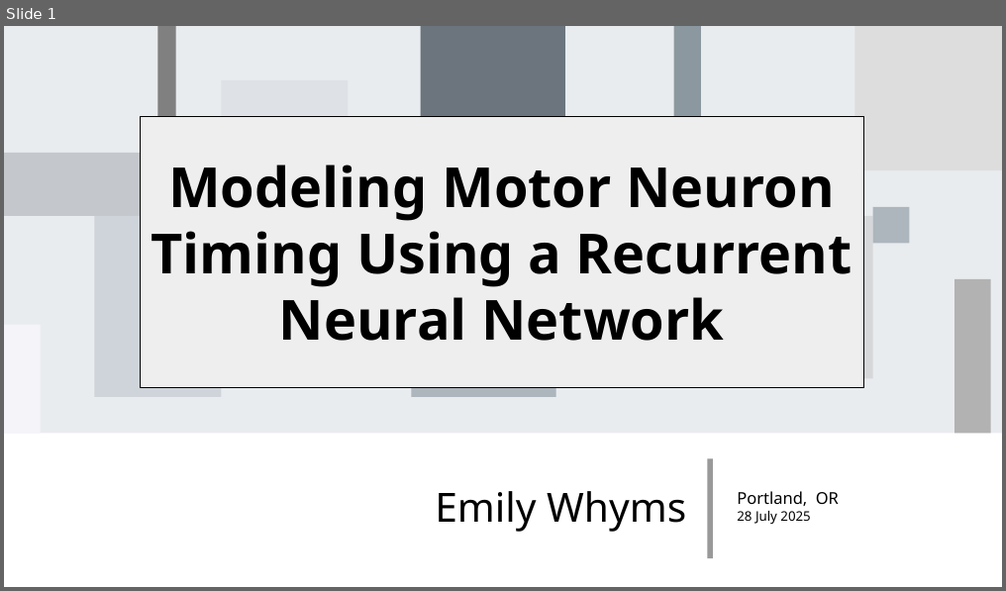
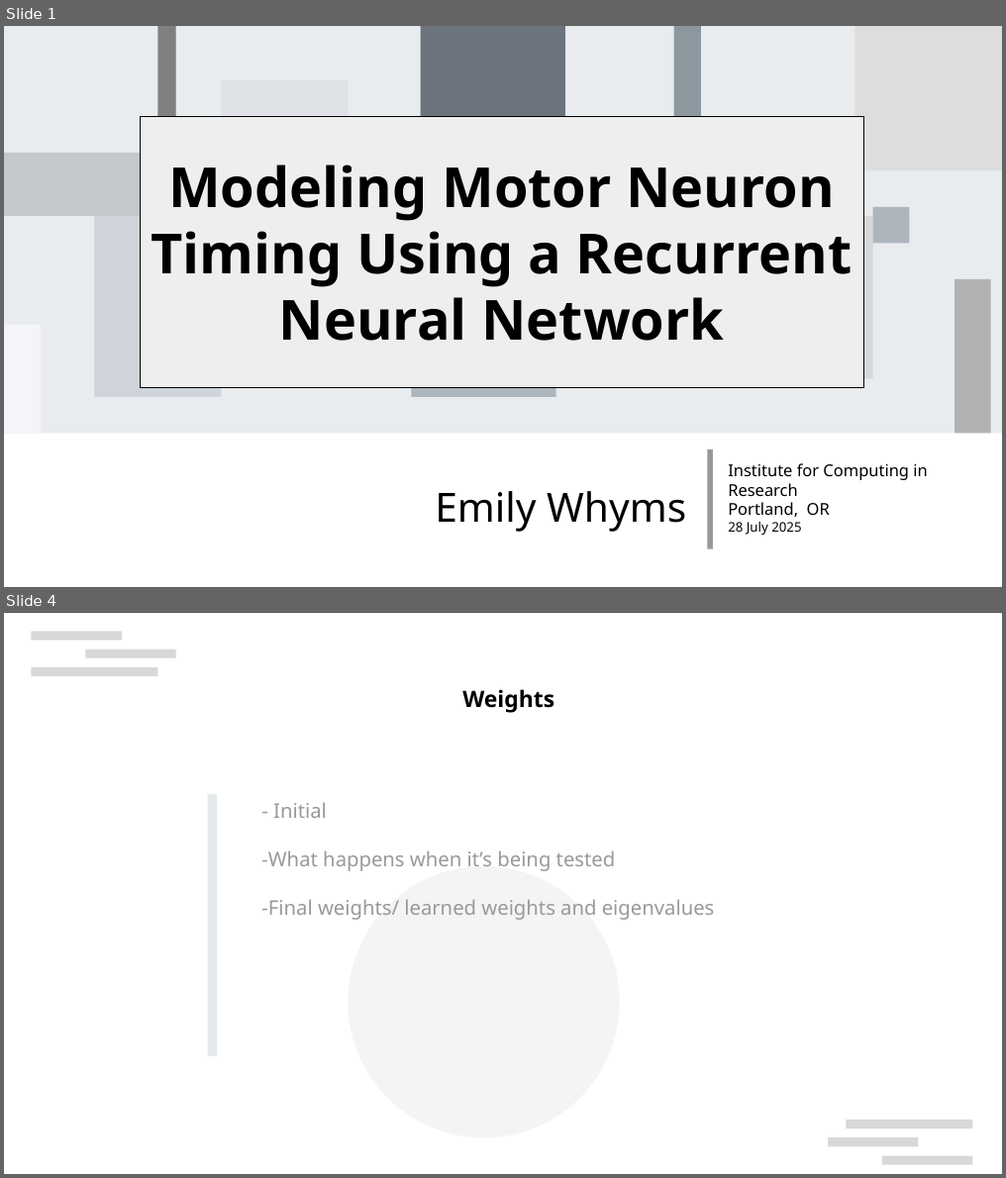
Before and after one commit to ItsAMeMario8/MotorTimingRNN, a slide deck: Modeling_RNN_Motor_Timing.odp. Shown one above the other, each under a label of ours: slide 1 before the commit, slides 1 and 4 after it; the slides between them are not shown. The pictures are 1006x591 and 1006x1178 pixels, drawn with LibreOffice and Linux fonts; fonts in the diff are those of the drawing; background and template pictures are left out. Boxes give left, top, right and bottom in pixels: in the first picture for what was removed or moved away, otherwise in the second. Text is boxed around its words. In the diff, an @@ line names an element or a change of style, - is before the commit and + after.

```diff
--- a/Modeling_RNN_Motor_Timing.odp
+++ b/Modeling_RNN_Motor_Timing.odp
@@ slide 4 added at (4,613,1002,1174), background #FFFFFF @@
@@ rectangle added at (31,631,122,640), fill #CCCCCC at 75% opacity @@
@@ rectangle added at (31,667,157,676), fill #CCCCCC at 75% opacity @@
@@ rectangle added at (85,650,176,659), fill #CCCCCC at 75% opacity @@
@@ text added at (462,689,554,713), 18 pt, text #000000, bold @@
+Weights
@@ rectangle added at (208,794,217,1057), fill #CED4DA at 50% opacity @@
@@ text added at (261,802,715,920), 16 pt, text #999999 @@
+- Initial
+-What happens when it’s being tested
+-Final weights/ learned weights and eigenvalues
@@ ellipse added at (349,866,620,1139), fill #8D99AE at 10% opacity @@
@@ rectangle added at (828,1139,919,1148), fill #CCCCCC at 75% opacity @@
@@ rectangle added at (846,1120,973,1129), fill #CCCCCC at 75% opacity @@
@@ rectangle added at (882,1157,973,1165), fill #CCCCCC at 75% opacity @@
@@ slide 1 changed as well @@
@@ line moved from (710, 460) - (710, 560) to (710, 450) - (710, 550) @@
@@ text "Institute for Computing in Research": place and size @@
-text "Institute for Computing in Research" at (737,491,839,524)
+text "Institute for Computing in Research" at (728,464,927,535)
@@ text at (728,464,927,496): paragraph added @@
+Institute for Computing in Research
```
Also in this commit, not shown: 3 other slides added, 1 slide removed, 2 other files.
